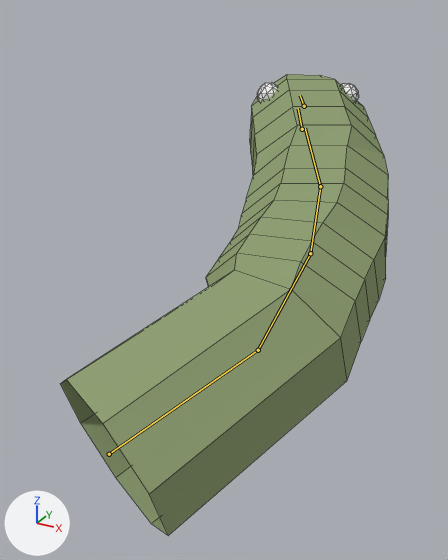
A saved change to the Blender file app/models/superHead.blend.
Both versions are drawn from a 50 mm lens placed at (3.34, -3.55, 4.0), pointed at (-0.38, 3.23, 0.61). The lights are fixed; the arrows at lower left show +X, +Y and +Z. Both versions are drawn at frame 56 of the action 'end'; the numbers are the values there. The bones that bend it are drawn over the model as lines. Mesh edges are drawn as thin lines.

Names of what the first picture shows: 'SuperHead'.
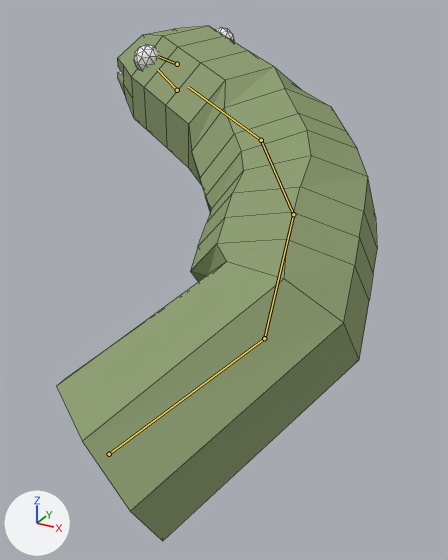
What differs and where, as boxes (x1, y1, x2, y2) in the pictures (448 x 560 px):
'SuperHead', posed (11% taller): before (60, 74, 388, 536); after (57, 26, 377, 541)
bone 'tap1', root to tip: before (109, 454) to (258, 350); after (109, 454) to (264, 338)
bone 'tap2', root to tip: before (258, 350) to (310, 253); after (264, 338) to (293, 214)
bone 'tap3', root to tip: before (310, 253) to (320, 186); after (293, 214) to (261, 140)
bone 'tap4', root to tip: before (320, 186) to (305, 128); after (261, 140) to (188, 87)
bone 'mouthUp', root to tip: before (304, 106) to (300, 95); after (177, 64) to (158, 56)

What the commit changed:
Bone 'tap1' (bone_tap1) turns from (17, 4, -25) to (28, 9, -32) degrees about its own x, y and z.
Bone 'tap2' (bone_tap2) turns from (5, 0, 25) to (7, 0, 41) degrees about its own x, y and z.
Bone 'tap3' (bone_tap3) turns from (-2, 6, 15) to (-2, 11, 28) degrees about its own x, y and z.
Bone 'tap4' (bone_tap4) turns from (1, 8, 13) to (4, 15, 23) degrees about its own x, y and z.
Bone 'mouthUp' (bone_mouthup) turns from (-8, 1, -1) to (-10, 1, -1) degrees about its own x, y and z.
